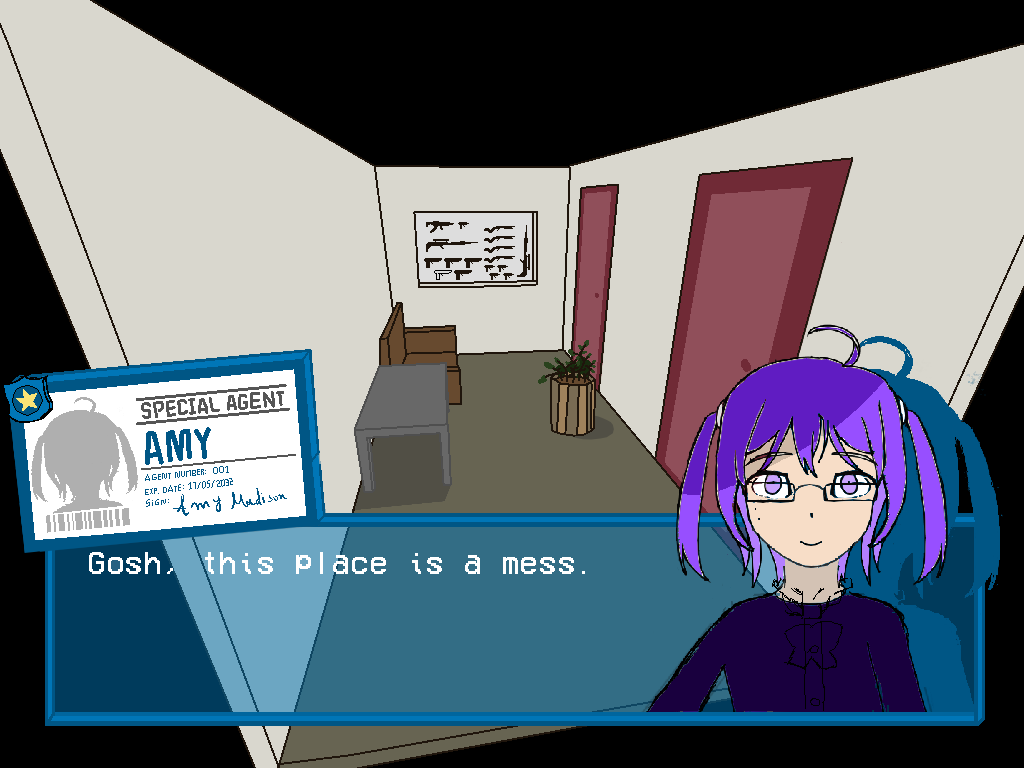
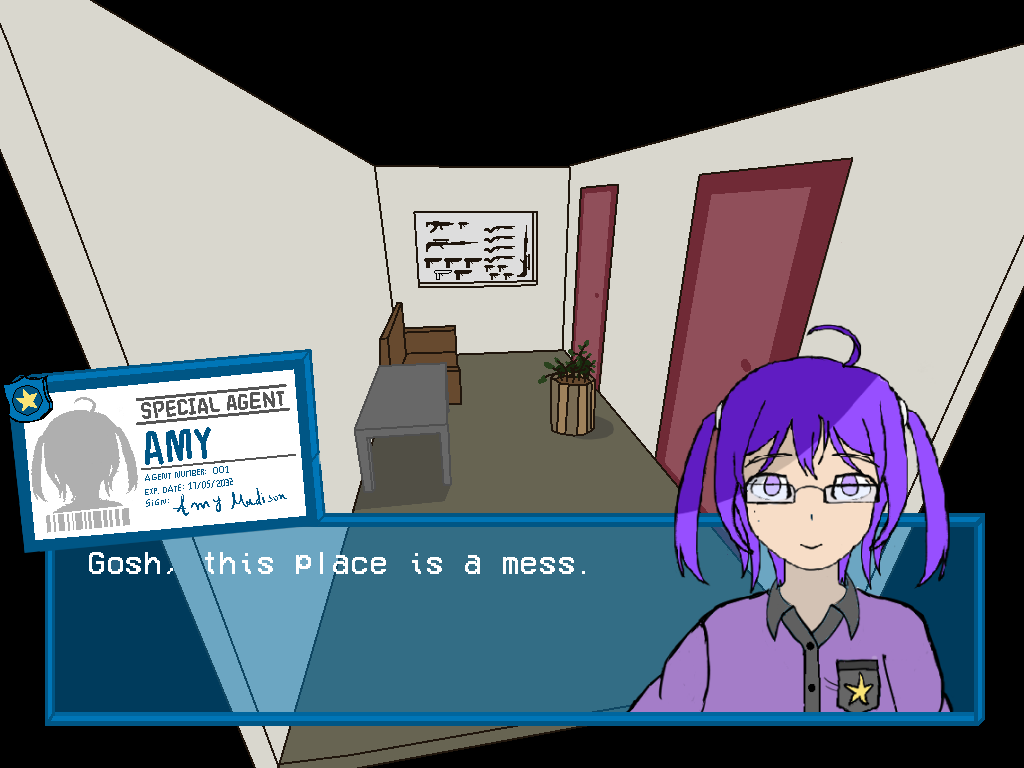
Two versions of the same layered image (w=1024, h=768). Layer-by-layer changes:
added layer "amy shadow" above "girl" over bbox(625, 324, 1003, 712)
hid "girl" over bbox(625, 324, 974, 712)
hid "girl behind", painted on it over bbox(625, 324, 1003, 712)
painted on "Badge" over bbox(625, 324, 832, 712)
painted on "new ui box" over bbox(625, 324, 1003, 712)
painted on "living-room-with-armory-open.png" over bbox(625, 324, 1003, 712)
